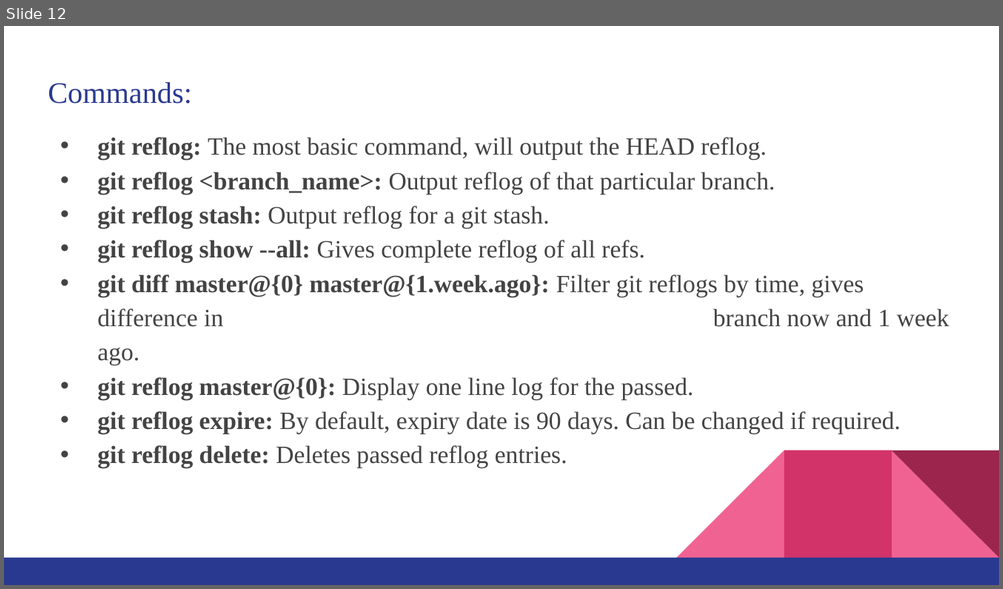
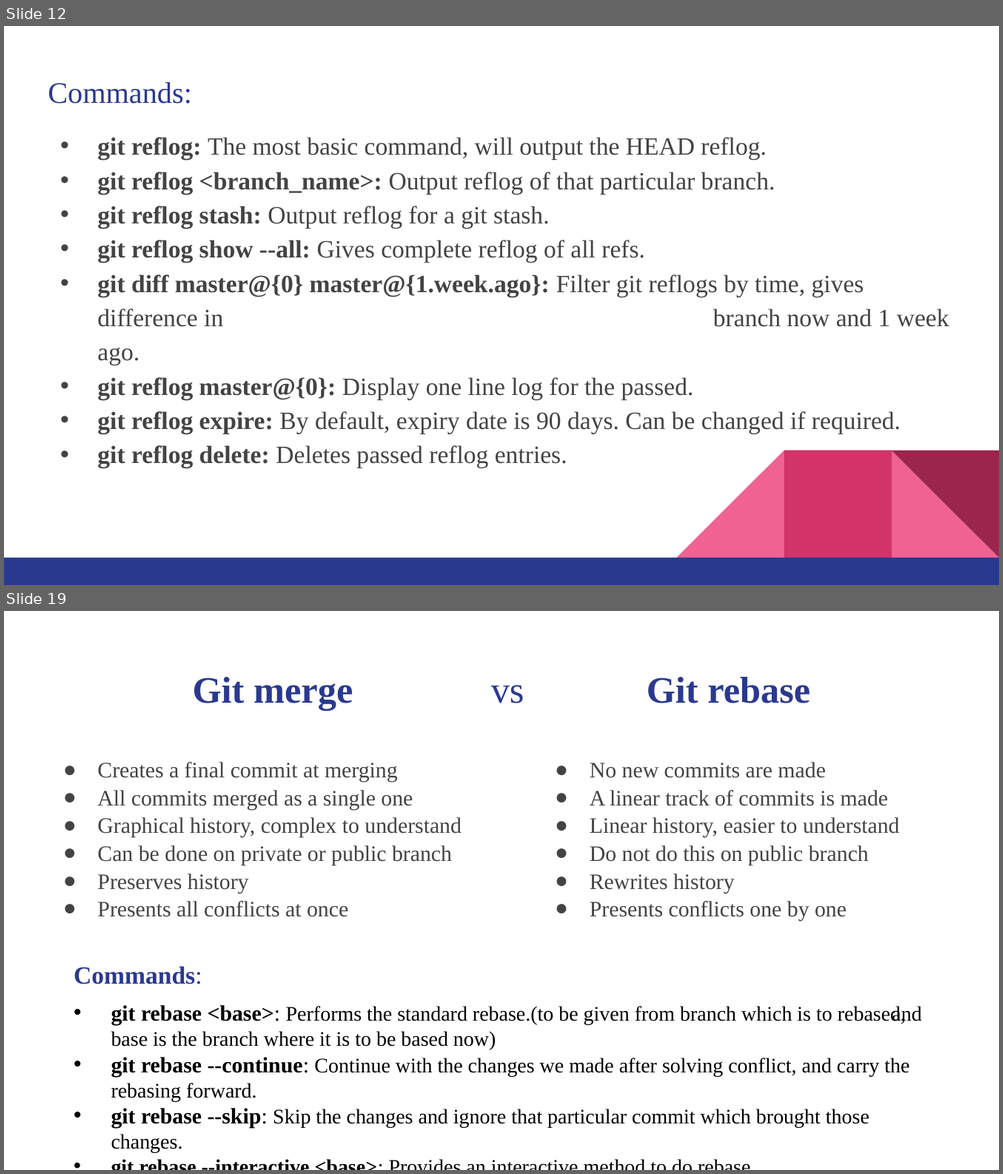
Before and after one commit to MrVaibhavChamp/Git-Advanced-Features, a slide deck: KOSS ppt.pptx. Shown one above the other, each under a label of ours: slide 12 before the commit, slides 12 and 19 after it; the slides between them are not shown. The pictures are 1003x589 and 1003x1174 pixels, drawn with LibreOffice and Linux fonts; fonts in the diff are those of the drawing. Boxes give left, top, right and bottom in pixels: in the first picture for what was removed or moved away, otherwise in the second. Text is boxed around its words. In the diff, an @@ line names an element or a change of style, - is before the commit and + after.

```diff
--- a/KOSS ppt.pptx
+++ b/KOSS ppt.pptx
@@ slide 19 added at [4, 611, 999, 1170], background #FFFFFF @@
@@ title added at [193, 677, 810, 710], 27 pt, text #2A3990, bold @@
+Git merge vs Git rebase
@@ text added at [97, 762, 461, 917], 16 pt, text #434343 @@
+● Creates a final commit at merging
+● All commits merged as a single one
+● Graphical history, complex to understand
+● Can be done on private or public branch
+● Preserves history
+● Presents all conflicts at once
@@ text added at [589, 762, 899, 921], 16 pt, text #434343 @@
+● No new commits are made
+● A linear track of commits is made
+● Linear history, easier to understand
+● Do not do this on public branch
+● Rewrites history
+● Presents conflicts one by one
@@ text added at [74, 966, 202, 985], 18 pt, text #2A3990, bold @@
+Commands:
@@ text added at [111, 1005, 921, 1153], 15 pt, text #000000 @@
+• git rebase <base>: Performs the standard rebase.(to be given from branch which is to rebased, and base is the branch where it is to be based now)
+• git rebase --continue: Continue with the changes we made after solving conflict, and carry the rebasing forward.
+• git rebase --skip: Skip the changes and ignore that particular commit which brought those changes.
+• git rebase --interactive <base>: Provides an interactive method to do rebase.
```
Also in this commit, not shown: 11 slides changed, 6 other slides added.
